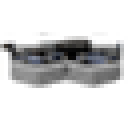
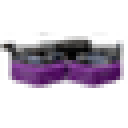
Before/after of a 128px x 128px layered artwork. What changed in the layer stack:
hid "tier 10" over (x1=8, y1=56, x2=124, y2=88)
showed "tier 6", painted on it over (x1=8, y1=56, x2=124, y2=88)
